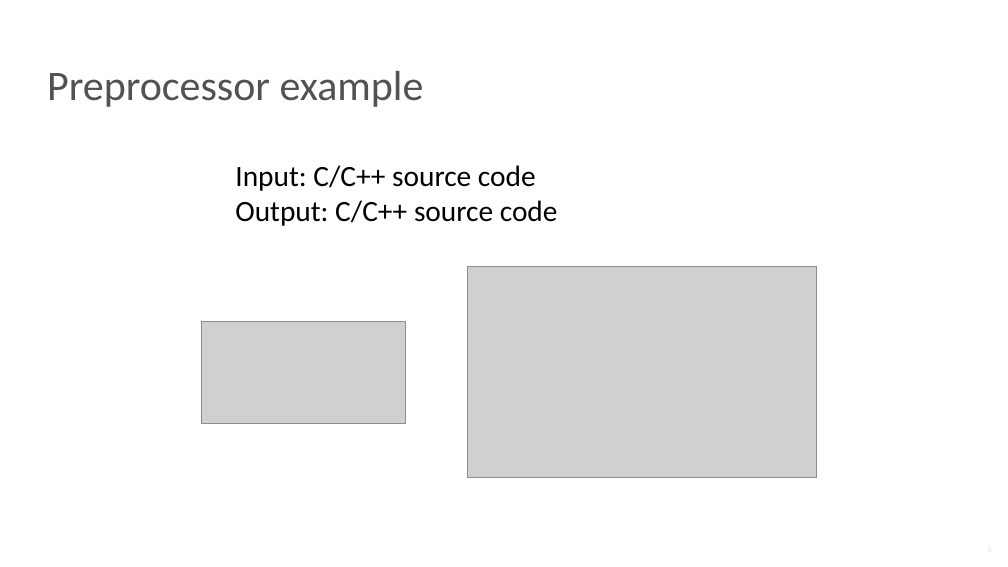
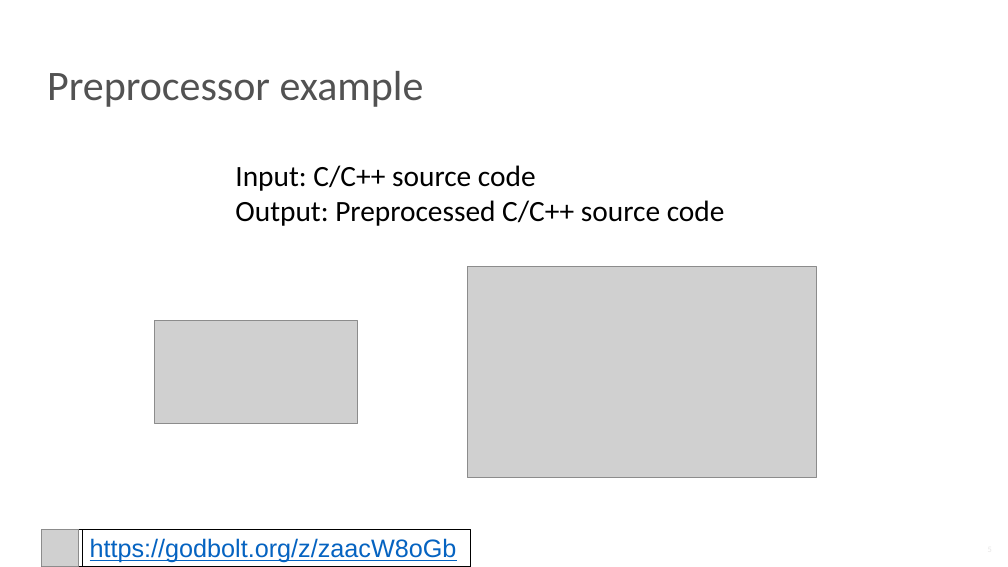
Before and after one commit to NN-complr-tech/Complr-course-lectures, a slide deck: slide 5 of 02-Frontend.pptx (slide 6 before the commit). Drawn at 1008x567 pixels with LibreOffice and Linux fonts; fonts in the diff are those of the drawing; grey boxes stand for pictures. Boxes give left, top, right and bottom in pixels: in the first picture for what was removed or moved away, otherwise in the second. Text is boxed around its words. In the diff, an @@ line names an element or a change of style, - is before the commit and + after.

```diff
--- a/02-Frontend.pptx
+++ b/02-Frontend.pptx
@@ text at bbox=[235, 200, 725, 226]: text changed @@
-Output: C/C++ source code
+Output: Preprocessed C/C++ source code
@@ picture: place and size @@
-picture at bbox=[202, 321, 405, 424]
+picture at bbox=[154, 321, 358, 423]
@@ rectangle added at bbox=[42, 529, 470, 566], fill #FFFFFF, outline #000000 0.75 pt @@
@@ picture added at bbox=[42, 529, 79, 566] @@
@@ rectangle added at bbox=[82, 529, 471, 566], fill #FFFFFF, outline #000000 0.75 pt, 24 pt, text #0563C1, underline @@
+https://godbolt.org/z/zaacW8oGb
```
Also in this commit, not shown: 19 other slides changed, 2 slides added, 1 slide removed.
